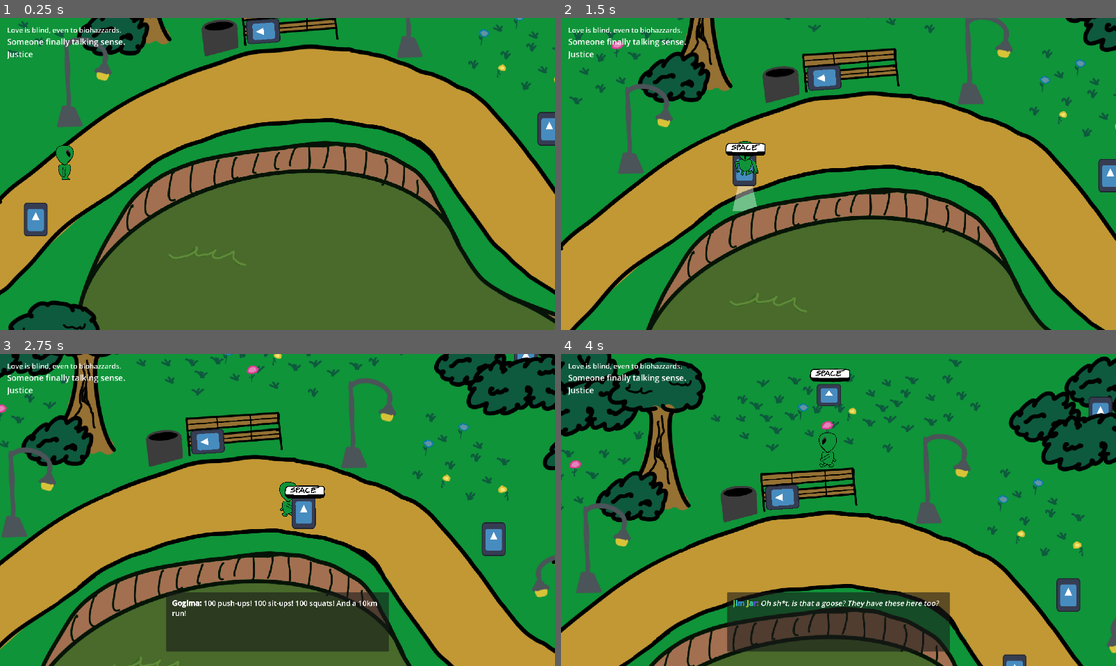
Above: before the commit, frames 1-4 (two rows, left to right).
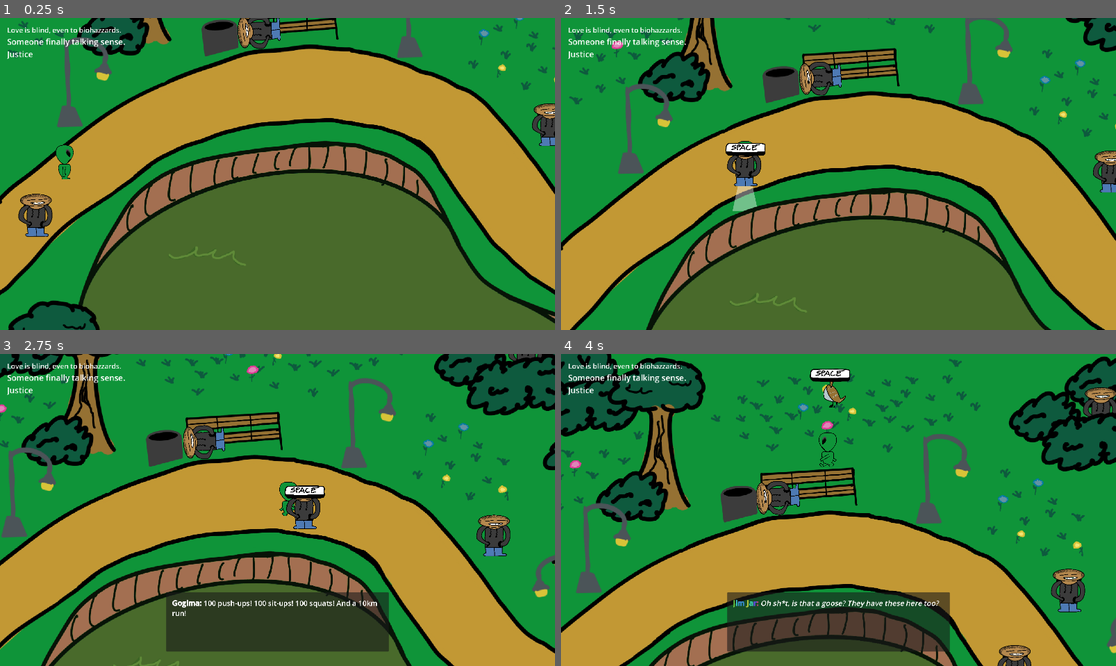
Above: after the commit, the same moments.

Repository: cewaite/documentary_of_aliens
Game: Godot game, scene res://globals/game_manager/game_manager.tscn
Two runs of this game, one before a commit and one after it. Both use one fixed random seed, a clock stepped at 60 frames per second and the inputs below. The engine's default icon, where the game draws it, is replaced by a stand-in: a white triangle on a blue panel in a dark square.
Inputs:
- Up to frame 1 (0.25 s): no input
- Up to frame 2 (1.5 s): hold Right (ui_right) 0.53-1.28 s; tap Space (interact) at 0.6 s; hold Down (ui_down) from 1.28 s (still down); tap E (take_picture) at 1.35 s
- Up to frame 3 (2.75 s): release Down (ui_down) at 2.03 s; hold Right (ui_right) from 2.03 s (still down); tap Space (interact) at 2.1 s
- Up to frame 4 (4 s): release Right (ui_right) at 2.78 s; hold Up (ui_up) 2.78-3.53 s; tap E (take_picture) at 2.85 s; hold Left (ui_left) from 3.53 s (still down); tap Space (interact) at 3.6 s

The runs differ from the first frame. In frame 1, 1.7% of the frame differs, in the area x 3-100%, y 0-71%; in frame 2, 1.5%; in frame 3, 1.8%; in frame 4, 2.4%, in the area x 35-100%, y 8-100%.

Commit message:
some npcs

Diff:
--- a/entities/player/player.tscn
+++ b/entities/player/player.tscn
@@ -229,10 +229,11 @@
 shape = SubResource("CapsuleShape2D_qpopc")
 
 [node name="AnimatedSprite2D" type="AnimatedSprite2D" parent="." unique_id=1361205503]
+position = Vector2(0, -13)
 scale = Vector2(0.025, 0.025)
 sprite_frames = SubResource("SpriteFrames_u37te")
 animation = &"run7"
-offset = Vector2(0, -1055)
+offset = Vector2(0, -550)
 
 [node name="InteractComponent" parent="." unique_id=1785371228 node_paths=PackedStringArray("parent") instance=ExtResource("26_qpopc")]
 position = Vector2(0, -25.66)
--- a/prefabs/npc/npc.tscn
+++ b/prefabs/npc/npc.tscn
@@ -1,9 +1,48 @@
 [gd_scene format=3 uid="uid://d1cyctv0r5n7p"]
 
 [ext_resource type="Script" uid="uid://5mejmmt0wq4a" path="res://prefabs/npc/npc.gd" id="1_470b1"]
-[ext_resource type="Texture2D" uid="uid://bqw50cbevh5nw" path="res://icon.svg" id="1_s40ew"]
+[ext_resource type="Texture2D" uid="uid://djva4bf3wg3ih" path="res://assets/levels/park/bushguy/Bushguy-1.png" id="2_k08jm"]
 [ext_resource type="PackedScene" uid="uid://bi8y5oq6oj76k" path="res://prefabs/components/interactable_component/interactable_component.tscn" id="3_thrj0"]
+[ext_resource type="Texture2D" uid="uid://dnwxwu0lefwyo" path="res://assets/levels/park/bushguy/Bushguy-2.png" id="3_y6qhm"]
 [ext_resource type="Script" uid="uid://bk61eruksbbok" path="res://prefabs/components/speak_component.gd" id="4_k08jm"]
+
+[sub_resource type="Animation" id="Animation_i6cg2"]
+length = 0.001
+tracks/0/type = "value"
+tracks/0/imported = false
+tracks/0/enabled = true
+tracks/0/path = NodePath("HeadSprite2D:position")
+tracks/0/interp = 1
+tracks/0/loop_wrap = true
+tracks/0/keys = {
+"times": PackedFloat32Array(0),
+"transitions": PackedFloat32Array(1),
+"update": 0,
+"values": [Vector2(0, 0)]
+}
+
+[sub_resource type="Animation" id="Animation_y6qhm"]
+resource_name = "head_bob"
+length = 2.0
+loop_mode = 1
+tracks/0/type = "value"
+tracks/0/imported = false
+tracks/0/enabled = true
+tracks/0/path = NodePath("HeadSprite2D:position")
+tracks/0/interp = 1
+tracks/0/loop_wrap = true
+tracks/0/keys = {
+"times": PackedFloat32Array(0, 0.99, 2),
+"transitions": PackedFloat32Array(1, 1, 1),
+"update": 0,
+"values": [Vector2(0, 0), Vector2(0, 5), Vector2(0, 0)]
+}
+
+[sub_resource type="AnimationLibrary" id="AnimationLibrary_i6cg2"]
+_data = {
+&"RESET": SubResource("Animation_i6cg2"),
+&"head_bob": SubResource("Animation_y6qhm")
+}
 
 [node name="NPC" type="StaticBody2D" unique_id=1319086192 node_paths=PackedStringArray("speak_component")]
 collision_layer = 4
@@ -11,10 +50,15 @@
 script = ExtResource("1_470b1")
 speak_component = NodePath("SpeakComponent")
 
-[node name="Sprite2D" type="Sprite2D" parent="." unique_id=1492086816]
-position = Vector2(0, -13)
-scale = Vector2(0.42983288, 0.6045394)
-texture = ExtResource("1_s40ew")
+[node name="BodySprite2D" type="Sprite2D" parent="." unique_id=1492086816]
+scale = Vector2(0.05, 0.05)
+texture = ExtResource("2_k08jm")
+offset = Vector2(0, -550)
+
+[node name="HeadSprite2D" type="Sprite2D" parent="." unique_id=1375784835]
+scale = Vector2(0.05, 0.05)
+texture = ExtResource("3_y6qhm")
+offset = Vector2(0, -550)
 
 [node name="InteractableComponent" parent="." unique_id=436105360 node_paths=PackedStringArray("parent") instance=ExtResource("3_thrj0")]
 parent = NodePath("..")
@@ -26,4 +70,8 @@
 script = ExtResource("4_k08jm")
 metadata/_custom_type_script = "uid://bk61eruksbbok"
 
+[node name="AnimationPlayer" type="AnimationPlayer" parent="." unique_id=1837042796]
+libraries/ = SubResource("AnimationLibrary_i6cg2")
+autoplay = &"head_bob"
+
 [editable path="InteractableComponent"]
--- a/scenes/levels/the_park/the_park.tscn
+++ b/scenes/levels/the_park/the_park.tscn
@@ -26,7 +26,13 @@
 [ext_resource type="PackedScene" uid="uid://bc0r4fq2eoxgq" path="res://entities/objects/park/flower/yellow_flower_two.tscn" id="24_w3ok1"]
 [ext_resource type="PackedScene" uid="uid://d1cyctv0r5n7p" path="res://prefabs/npc/npc.tscn" id="25_pcpcb"]
 [ext_resource type="Script" uid="uid://fgjwabe5tygr" path="res://entities/npcs/janitor/janitor_path_follow.gd" id="26_au81a"]
+[ext_resource type="Texture2D" uid="uid://h0ok0urbtrjc" path="res://assets/levels/park/robber/Robber-1.png" id="27_241sk"]
 [ext_resource type="PackedScene" uid="uid://bty3h70hvdq1e" path="res://prefabs/photo_area/photo_area.tscn" id="27_au81a"]
+[ext_resource type="Texture2D" uid="uid://bbwj8074vckfl" path="res://assets/levels/park/goose/Goose-2.png" id="27_vtchf"]
+[ext_resource type="Texture2D" uid="uid://o1grk81h5ln0" path="res://assets/levels/park/tweaker/Tweaked-1.png" id="27_x56np"]
+[ext_resource type="Texture2D" uid="uid://bbrryg5b3qwpw" path="res://assets/levels/park/tweaker/Tweaked-2.png" id="28_7f02l"]
+[ext_resource type="Texture2D" uid="uid://cqxccdwu5rpy3" path="res://assets/levels/park/robber/Robber-2.png" id="28_g7rsw"]
+[ext_resource type="Texture2D" uid="uid://clumspjtylwx1" path="res://assets/levels/park/goose/Goose-1.png" id="28_ldk3l"]
 
 [sub_resource type="RectangleShape2D" id="RectangleShape2D_5wkf2"]
 size = Vector2(40, 1720)
@@ -110,7 +116,7 @@
 size = Vector2(348, 245)
 
 [sub_resource type="RectangleShape2D" id="RectangleShape2D_ilfmm"]
-size = Vector2(43, 21)
+size = Vector2(40, 20)
 
 [sub_resource type="RectangleShape2D" id="RectangleShape2D_8pe3v"]
 size = Vector2(239, 194)
@@ -711,7 +717,7 @@
 position = Vector2(78.5, -13.5)
 shape = SubResource("RectangleShape2D_au81a")
 
-[node name="SpeakComponent" parent="NPCs/LeftCopNPC" index="2" unique_id=1744893008]
+[node name="SpeakComponent" parent="NPCs/LeftCopNPC" index="3" unique_id=1744893008]
 dialogue = Array[String](["[b]Cop1:[/b] We caught this dirtbag driving their car on the road close to where we were standing!", "[b]Cop2:[/b] That'll teach you to be passive aggressive towards law enforcement!"])
 
 [node name="CollisionShape2D" type="CollisionShape2D" parent="NPCs/LeftCopNPC" unique_id=541078129]
@@ -740,7 +746,7 @@
 position = Vector2(0, -12.5)
 shape = SubResource("RectangleShape2D_x56np")
 
-[node name="SpeakComponent" parent="NPCs/DogLoverNPC" index="2" unique_id=1744893008]
+[node name="SpeakComponent" parent="NPCs/DogLoverNPC" index="3" unique_id=1744893008]
 dialogue = Array[String](["[b]Dog Lover:[/b] [i]Aggressively kissing pet.[/i]", "[b]Dog Lover:[/b] Good dog! [wave amp= …(181 unchanged characters)…
 
 [node name="CollisionShape2D" type="CollisionShape2D" parent="NPCs/DogLoverNPC" unique_id=1112682125]
@@ -765,7 +771,7 @@
 position = Vector2(-0.48825455, -12.500488)
 shape = SubResource("RectangleShape2D_241sk")
 
-[node name="SpeakComponent" parent="NPCs/Path2D/PathFollow2D/SaitamaNPC" index="2" unique_id=1744893008]
+[node name="SpeakComponent" parent="NPCs/Path2D/PathFollow2D/SaitamaNPC" index="3" unique_id=1744893008]
 dialogue = Array[String](["[b]Gogima:[/b] 100 push-ups! 100 sit-ups! 100 squats! And a 10km run!", "[b]Gogima:[/b] That …(255 unchanged characters)…
 
 [node name="CollisionShape2D" type="CollisionShape2D" parent="NPCs/Path2D/PathFollow2D/SaitamaNPC" unique_id=1041114724]
@@ -775,11 +781,17 @@
 [node name="RobberNPC" parent="NPCs" unique_id=457128781 instance=ExtResource("25_pcpcb")]
 position = Vector2(2117, 263)
 
+[node name="BodySprite2D" parent="NPCs/RobberNPC" index="0" unique_id=1492086816]
+texture = ExtResource("27_241sk")
+
+[node name="HeadSprite2D" parent="NPCs/RobberNPC" index="1" unique_id=1375784835]
+texture = ExtResource("28_g7rsw")
+
 [node name="CollisionShape2D" type="CollisionShape2D" parent="NPCs/RobberNPC/InteractableComponent" parent_id_path=PackedInt32Array(457128781, 436105360) index="1" unique_id=1622978418]
 position = Vector2(0, -13)
 shape = SubResource("RectangleShape2D_fooy6")
 
-[node name="SpeakComponent" parent="NPCs/RobberNPC" index="2" unique_id=1744893008]
+[node name="SpeakComponent" parent="NPCs/RobberNPC" index="3" unique_id=1744893008]
 dialogue = Array[String](["[b]Robber:[/b] Yo! Check it, just robbed the store down the street. Fat wads of cash in hand …(508 unchanged characters)…
 
 [node name="CollisionShape2D" type="CollisionShape2D" parent="NPCs/RobberNPC" unique_id=421905168]
@@ -793,7 +805,7 @@
 position = Vector2(0.5, -12.5)
 shape = SubResource("RectangleShape2D_opsyf")
 
-[node name="SpeakComponent" parent="NPCs/EnlightenedNPC" index="2" unique_id=1744893008]
+[node name="SpeakComponent" parent="NPCs/EnlightenedNPC" index="3" unique_id=1744893008]
 dialogue = Array[String](["[b]Thinker:[/b] And to think, we're all made up of the same matter and energy that makes up  …(739 unchanged characters)…
 
 [node name="CollisionShape2D" type="CollisionShape2D" parent="NPCs/EnlightenedNPC" unique_id=1758181576]
@@ -803,11 +815,17 @@
 [node name="TweakerNPC" parent="NPCs" unique_id=375660277 instance=ExtResource("25_pcpcb")]
 position = Vector2(1630, 1348)
 
+[node name="BodySprite2D" parent="NPCs/TweakerNPC" index="0" unique_id=1492086816]
+texture = ExtResource("27_x56np")
+
+[node name="HeadSprite2D" parent="NPCs/TweakerNPC" index="1" unique_id=1375784835]
+texture = ExtResource("28_7f02l")
+
 [node name="CollisionShape2D" type="CollisionShape2D" parent="NPCs/TweakerNPC/InteractableComponent" parent_id_path=PackedInt32Array(375660277, 436105360) index="1" unique_id=795705296]
 position = Vector2(0, -13)
 shape = SubResource("RectangleShape2D_nvbmg")
 
-[node name="SpeakComponent" parent="NPCs/TweakerNPC" index="2" unique_id=1744893008]
+[node name="SpeakComponent" parent="NPCs/TweakerNPC" index="3" unique_id=1744893008]
 dialogue = Array[String](["[b]Tweaker:[/b] [shake rate=20.0 level=2 connected=1]ahhhh[/shake] [shake rate=20.0 level=8  …(460 unchanged characters)…
 
 [node name="CollisionShape2D" type="CollisionShape2D" parent="NPCs/TweakerNPC" unique_id=1028164259]
@@ -822,7 +840,7 @@
 position = Vector2(-0.6750488, -12.571594)
 shape = SubResource("RectangleShape2D_ad4m5")
 
-[node name="SpeakComponent" parent="NPCs/HomelessNPC" index="2" unique_id=1744893008]
+[node name="SpeakComponent" parent="NPCs/HomelessNPC" index="3" unique_id=1744893008]
 dialogue = Array[String](["[b][rainbow freq=1.0 sat=0.8 val=0.8 speed=1.0]Jim Jar:[/rainbow][/b] [i]I guess humans aren't great at making beds, his back looks broken.[/i]", "[b]Unhoused Man:[/b] [font_size={size}]Damn, antihomeless architecture...[/font_size]"])
 
 [node name="CollisionShape2D" type="CollisionShape2D" parent="NPCs/HomelessNPC" unique_id=139882757]
@@ -836,7 +854,7 @@
 position = Vector2(-0.5, -13)
 shape = SubResource("RectangleShape2D_r8pmh")
 
-[node name="SpeakComponent" parent="NPCs/HidingNPC" index="2" unique_id=1744893008]
+[node name="SpeakComponent" parent="NPCs/HidingNPC" index="3" unique_id=1744893008]
 dialogue = Array[String](["[b]Bush Person:[/b] Hehe, whats goin' on, mate?", "[b]Bush Person:[/b] You want some of this …(193 unchanged characters)…
 
 [node name="CollisionShape2D" type="CollisionShape2D" parent="NPCs/HidingNPC" unique_id=2092342574]
@@ -846,18 +864,21 @@
 [node name="GooseNPC" parent="NPCs" unique_id=1771945102 instance=ExtResource("25_pcpcb")]
 position = Vector2(715, 108)
 
-[node name="Sprite2D" parent="NPCs/GooseNPC" index="0" unique_id=1492086816]
-scale = Vector2(0.43858626, 0.39747596)
+[node name="BodySprite2D" parent="NPCs/GooseNPC" index="0" unique_id=1492086816]
+texture = ExtResource("27_vtchf")
+
+[node name="HeadSprite2D" parent="NPCs/GooseNPC" index="1" unique_id=1375784835]
+texture = ExtResource("28_ldk3l")
 
 [node name="CollisionShape2D" type="CollisionShape2D" parent="NPCs/GooseNPC/InteractableComponent" parent_id_path=PackedInt32Array(1771945102, 436105360) index="1" unique_id=519298945]
 position = Vector2(0, 11.5)
 shape = SubResource("RectangleShape2D_koe06")
 
-[node name="SpeakComponent" parent="NPCs/GooseNPC" index="2" unique_id=1744893008]
+[node name="SpeakComponent" parent="NPCs/GooseNPC" index="3" unique_id=1744893008]
 dialogue = Array[String](["[b][rainbow freq=1.0 sat=0.8 val=0.8 speed=1.0]Jim Jar:[/rainbow][/b] [i]Oh sh*t, is that a  …(462 unchanged characters)…
 
 [node name="CollisionShape2D" type="CollisionShape2D" parent="NPCs/GooseNPC" unique_id=1210948492]
-position = Vector2(-0.5, -0.5)
+position = Vector2(9, 5)
 shape = SubResource("RectangleShape2D_ilfmm")
 
 [node name="PhotoAreas" type="Node2D" parent="." unique_id=1025286307]
Binary file added: assets/levels/park/bushguy/Bushguy-1.png
Not shown, added: assets/levels/park/bushguy/Bushguy-1.png.import
Binary file added: assets/levels/park/bushguy/Bushguy-2.png
Not shown, added: assets/levels/park/bushguy/Bushguy-2.png.import
Binary file added: assets/levels/park/bushguy/tweaker/Tweaked-1.png
Not shown, added: assets/levels/park/bushguy/tweaker/Tweaked-1.png.import
Binary file added: assets/levels/park/bushguy/tweaker/Tweaked-2.png
Not shown, added: assets/levels/park/bushguy/tweaker/Tweaked-2.png.import
Binary file added: assets/levels/park/goose/Goose-1.png
Not shown, added: assets/levels/park/goose/Goose-1.png.import
Binary file added: assets/levels/park/goose/Goose-2.png
Not shown, added: assets/levels/park/goose/Goose-2.png.import
(and 8 more such lines)
